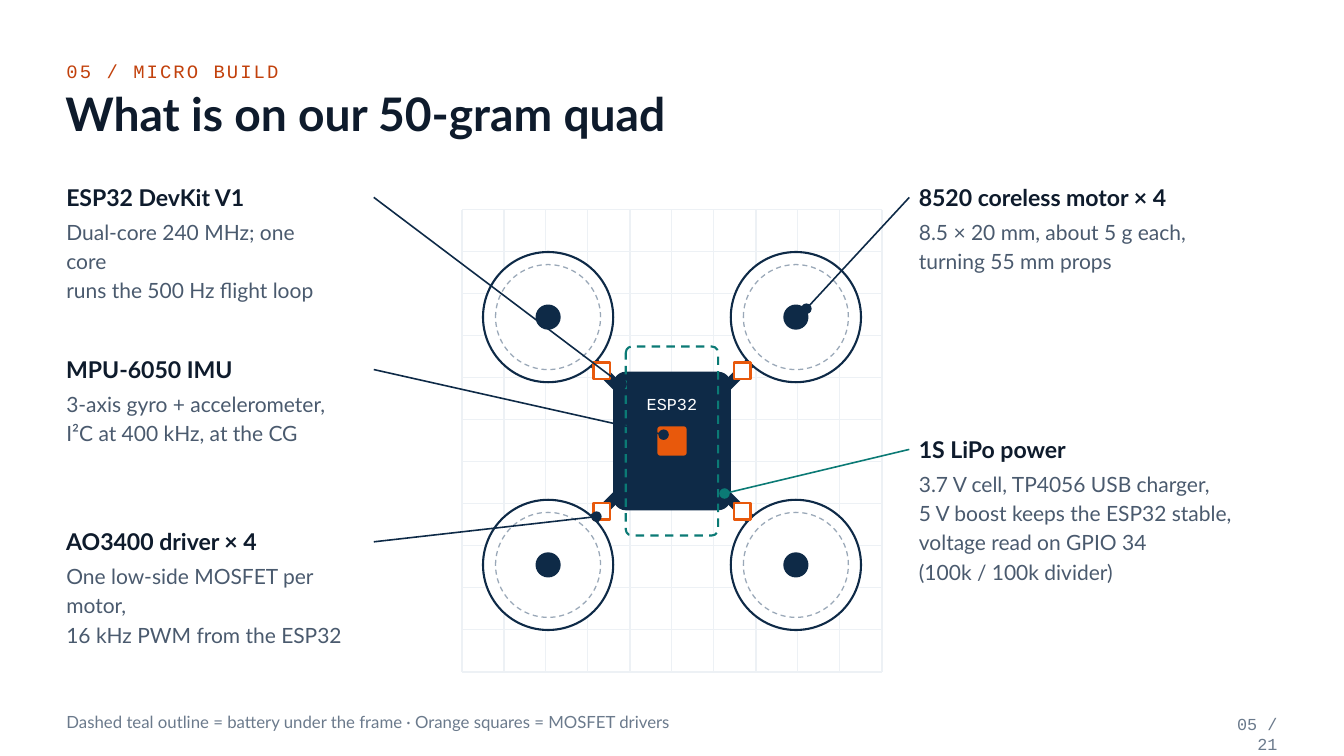
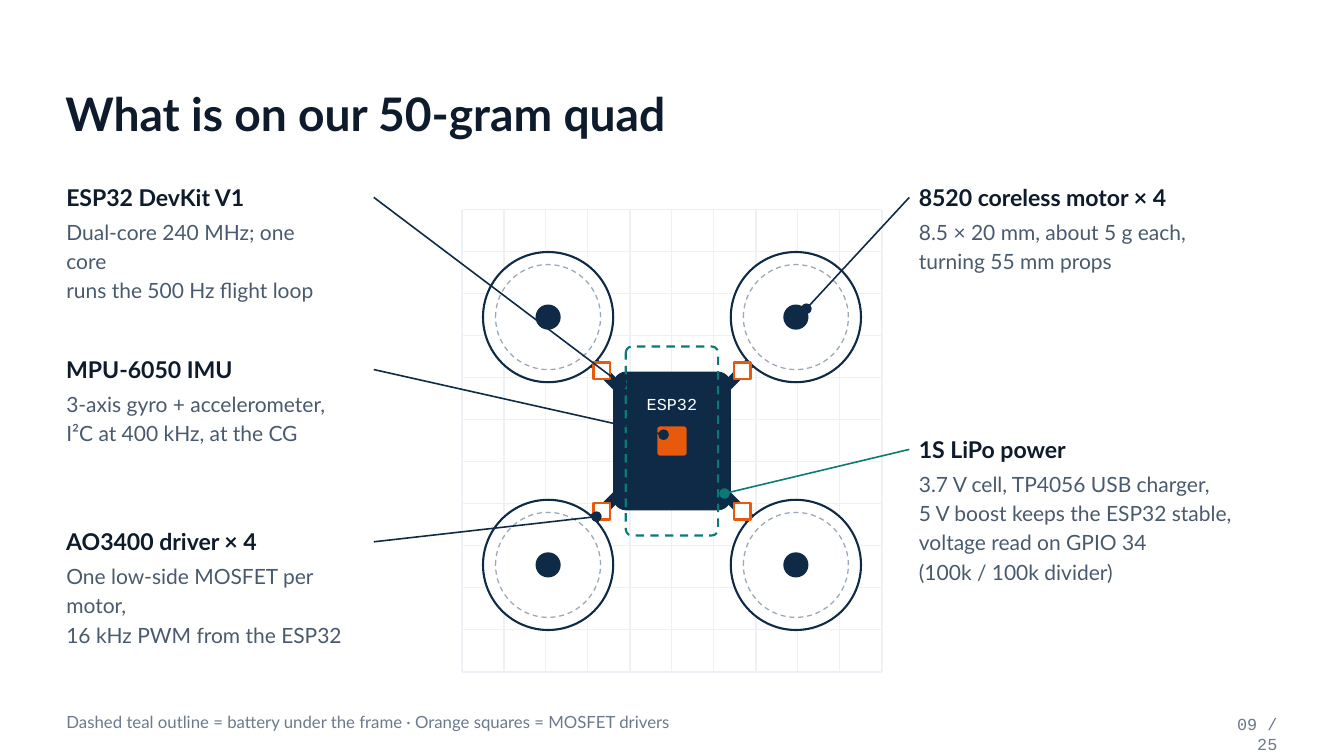
Before and after one commit to ara-aras/esp32-mini-drone, a slide deck: slide 9 of PPT/Drone_Workshop_v2.pptx (slide 5 before the commit). Drawn at 1344x756 pixels with LibreOffice and Linux fonts; fonts in the diff are those of the drawing. Boxes give left, top, right and bottom in pixels: in the first picture for what was removed or moved away, otherwise in the second. Text is boxed around its words. In the diff, an @@ line names an element or a change of style, - is before the commit and + after.

```diff
--- a/PPT/Drone_Workshop_v2.pptx
+++ b/PPT/Drone_Workshop_v2.pptx
@@ text removed at (66, 65, 279, 79) @@
-05 / MICRO BUILD
@@ text at (1237, 719, 1277, 750): text changed @@
-05 / 21
+09 / 25
```
Also in this commit, not shown: 20 other slides changed, 4 slides added.
